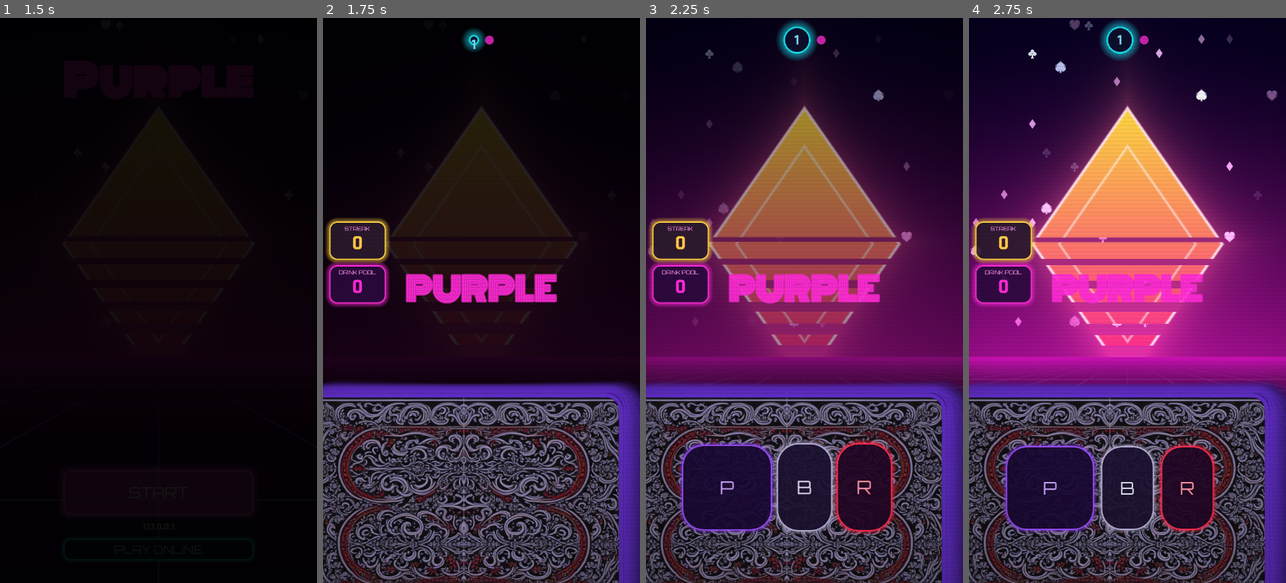
Above: before the commit, frames 1-4 (left to right).
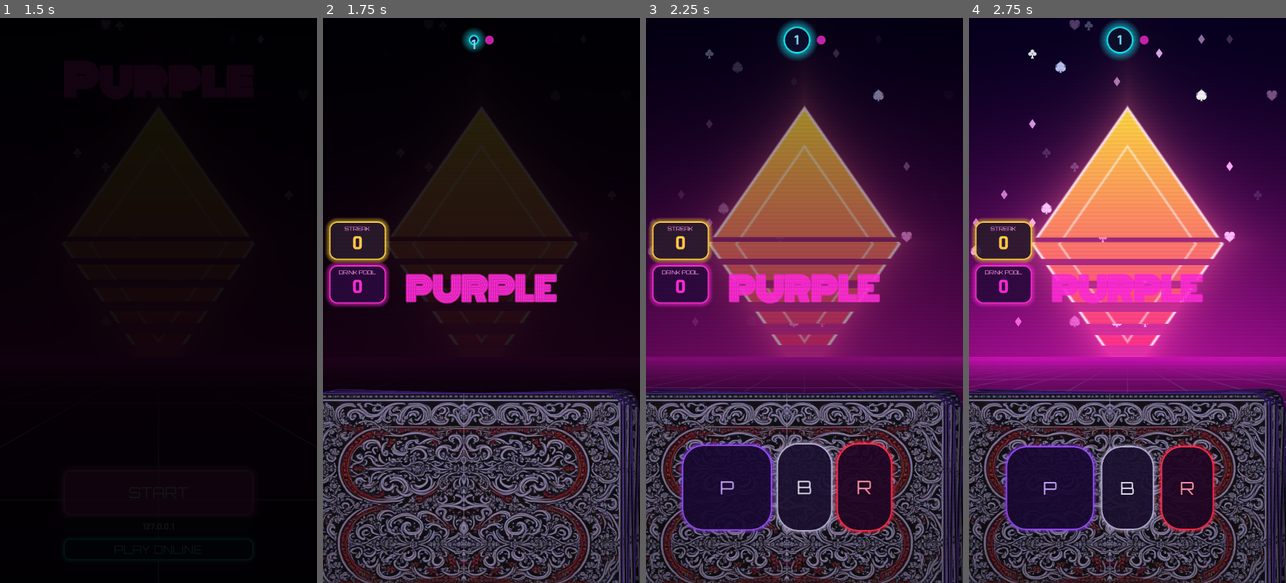
Above: after the commit, the same moments.

Repository: TheFait/purple
Game: Godot game, scene res://scenes/start_screen.tscn
The game is run twice, just before and just after one commit, with the same random seed, the same clock (stepped at 60 frames per second) and the same inputs.
Inputs:
- Up to frame 1 (1.5 s): click "START" at 0.5 s; click "START" at 1.25 s
- Up to frame 2 (1.75 s): no input
- Up to frame 3 (2.25 s): tap Enter at 2 s
- Up to frame 4 (2.75 s): no input

Frame 1 is identical in both runs. In frame 2, 4.9% of the frame differs, in the area x 0-100%, y 64-100%; in frame 3, 4.7%; in frame 4, 4.7%.

Commit message:
feat(ui): online presenter, POSTED burst, name messages, slim deck outline
The UI uses the parent as presenter offline and Net online, restores a snapshot without animation, shows Posted with ghost cards bursting out, says who passed or disconnected and who is up, uses names in the penalty slam, shrinks the players row when someone leaves, and draws the deck pile with a thin outline.

Co-Authored-By: Claude Sonnet 5.5 <noreply@anthropic.com>

Diff:
--- a/scenes/card.gd
+++ b/scenes/card.gd
@@ -107,6 +107,13 @@
 	tw.tween_property(self, "scale", Vector2(rest_scale, rest_scale), half).set_trans(Tween.TRANS_BACK).set_ease(Tween.EASE_OUT)
 	await tw.finished
 
+## A thin outline with no halo, for cards in a heap (the deck), so each card's edge shows.
+func set_outline(border_width: int, halo: int) -> void:
+	if _frame_style == null:
+		return
+	_frame_style.set_border_width_all(border_width)
+	_glow_style.shadow_size = halo
+
 ## Light the neon frame. Pass alpha 0 to turn it off.
 func glow(color: Color, duration: float = 0.2) -> void:
 	if _frame_style == null:
--- a/scenes/table.gd
+++ b/scenes/table.gd
@@ -62,11 +62,13 @@
 		var under := _back_card(DECK_TINT * (1.0 - 0.09 * k))
 		under.rotation += (0.012 if k % 2 == 0 else -0.01) * k * 0.6
 		add_child(under)
-		under.glow(NeonTheme.PURPLE, 0.0)
+		under.set_outline(1, 0)
+		under.glow(NeonTheme.PURPLE.darkened(0.25), 0.0)
 		_under[k - 1] = under
 	_pile = _back_card(DECK_TINT)
 	add_child(_pile)
-	_pile.glow(NeonTheme.PURPLE, 0.0)
+	_pile.set_outline(1, 0)
+	_pile.glow(NeonTheme.PURPLE.darkened(0.25), 0.0)
 
 ## A card back lying landscape (turned a quarter turn about its centre), at the stack's size.
 func _back_card(tint: Color) -> Card:
@@ -240,30 +242,56 @@
 	card.rotation = sin(t * 60.0) * 0.012 * (1.0 + t * 3.0)
 	card.position = _reveal_pos() - Card.CARD_SIZE * 0.5 + Vector2(randf_range(-amp, amp), randf_range(-amp, amp))
 
-## Post doubling: ghostly copies of the stack fan out in the middle of the screen.
-## They count toward the pool but are not real cards, so they are tinted differently.
+## Post doubling: ghostly copies of the stack burst out of the middle of the screen at
+## every angle, spinning, then fade away. They only count toward the pool; they are not
+## real cards, so they leave no trace on the table. Awaitable.
 func add_phantoms(datas: Array) -> void:
+	var origin := _reveal_pos()
+	var ghosts: Array[Card] = []
 	var tw := create_tween().set_parallel(true)
-	for data: CardData in datas:
-		var ghost := make_card(data)
+	var count := datas.size()
+	var spin_offset := randf() * TAU
+	for i in count:
+		var ghost := make_card(datas[i] as CardData)
 		ghost.is_facedown = false
 		add_child(ghost)
-		move_child(ghost, 0)
-		ghost.set_meta("phantom", true)
-		_pool.insert(0, ghost)
-		_set_center(ghost, _reveal_pos())
-		ghost.scale = Vector2.ONE * REVEAL_ZOOM * 0.6
+		ghosts.append(ghost)
+		_set_center(ghost, origin)
+		ghost.scale = Vector2.ONE * REVEAL_ZOOM * 0.45
 		ghost.modulate = Color(0.55, 0.95, 1.0, 0.0)
-		ghost.glow(NeonTheme.CYAN, 0.2)
-		var jitter := Vector2(randf_range(-140, 140), randf_range(-90, 90))
-		tw.tween_property(ghost, "position", _reveal_pos() - Card.CARD_SIZE * 0.5 + jitter, 0.45).set_trans(Tween.TRANS_CUBIC).set_ease(Tween.EASE_OUT)
-		tw.tween_property(ghost, "rotation", randf_range(-0.5, 0.5), 0.45)
-		tw.tween_property(ghost, "modulate:a", 0.65, 0.45)
+		ghost.glow(NeonTheme.CYAN, 0.1)
+		# Evenly spread directions with a little jitter, so they fan out in every direction.
+		var angle := spin_offset + TAU * i / maxi(count, 1) + randf_range(-0.25, 0.25)
+		var target := origin + Vector2.from_angle(angle) * randf_range(260.0, 620.0)
+		tw.tween_property(ghost, "position", target - Card.CARD_SIZE * 0.5, 0.55).set_trans(Tween.TRANS_EXPO).set_ease(Tween.EASE_OUT)
+		tw.tween_property(ghost, "rotation", randf_range(-3.5, 3.5), 0.9).set_trans(Tween.TRANS_CUBIC).set_ease(Tween.EASE_OUT)
+		tw.tween_property(ghost, "scale", Vector2.ONE * REVEAL_ZOOM * 0.8, 0.55).set_trans(Tween.TRANS_BACK).set_ease(Tween.EASE_OUT)
+		tw.tween_property(ghost, "modulate:a", 0.9, 0.12)
+		tw.tween_property(ghost, "modulate:a", 0.0, 0.45).set_delay(0.5)
 	Sfx.play("shuffle", 1.3)
-	while _pool.size() > MAX_POOL_VISIBLE:
-		var gone: Card = _pool.pop_front()
-		gone.queue_free()
 	await tw.finished
+	for ghost in ghosts:
+		ghost.queue_free()
+
+# --- restoring a snapshot ---------------------------------------------------
+
+## Put `datas` (oldest first, phantoms included) on the table instantly, as it would look
+## at rest. Used when a client joins a table that is already in play.
+func restore(datas: Array) -> void:
+	clear_now()
+	var real: Array[CardData] = []
+	for data: CardData in datas:
+		if not data.phantom:   # phantoms are a passing effect, not something that rests on the table
+			real.append(data)
+	for i in real.size():
+		var card := make_card(real[i])
+		card.is_facedown = false
+		add_child(card)
+		if i == real.size() - 1:
+			_active = card
+		else:
+			_pool.append(card)
+	_layout_rest(0.0)
 
 # --- the stack at rest -------------------------------------------------------
 
--- a/scenes/ui.gd
+++ b/scenes/ui.gd
@@ -52,7 +52,8 @@
 const LONG_PRESS := 0.45      # seconds to hold a button before its tooltip appears (touch)
 const FAST_FORWARD_CARDS := 3   # when more card reveals than this are waiting, skip the drama
 
-@onready var presenter: Node = get_parent()
+## The offline GameManager when this UI sits under one; otherwise the online client (Net).
+@onready var presenter: Node = _pick_presenter()
 
 @onready var root: Control = $Root
 @onready var table: Table = $Root/Table
@@ -69,6 +70,7 @@
 var _queue: Array[Dictionary] = []
 var _running: bool = false
 var _start_pending: bool = false
+var _active_seat: int = 0
 var _turn_announced: bool = false  # false until the opening turn has played
 var _lost_round: bool = false    # the table clear that follows a penalty is the chaotic one
 var _streak_shown: int = 0
@@ -86,6 +88,10 @@
 var _hold_id: int = 0                # bumped on every press / release so stale hold timers are ignored
 var _long_pressed: bool = false      # the press that just ended showed a tooltip, so it is not a guess
 
+func _pick_presenter() -> Node:
+	var parent := get_parent()
+	return parent if parent.has_method("act_move") else Net
+
 func _ready() -> void:
 	root.theme = NeonTheme.build()
 	_style_labels()
@@ -96,7 +102,7 @@
 	fx = ScreenFx.new()
 	add_child(fx)
 	var shake_layers: Array[CanvasLayer] = [self]
-	var bg := presenter.get_node_or_null("Background") as CanvasLayer
+	var bg := get_parent().get_node_or_null("Background") as CanvasLayer
 	if bg:
 		shake_layers.append(bg)
 		var backdrop := bg.get_node_or_null("Backdrop") as ColorRect
@@ -112,6 +118,10 @@
 	presenter.penalty_triggered.connect(func(seat: int, amt: int): _enqueue("penalty", [seat, amt]))
 	presenter.pass_available.connect(func(on: bool): _enqueue("pass", [on]))
 	presenter.turn_changed.connect(func(seat: int): _enqueue("turn", [seat]))
+	presenter.table_restored.connect(func(cs: Array): _enqueue("restore", [cs]))
+	presenter.seats_changed.connect(func(count: int, current: int): _enqueue("seats", [count, current]))
+	presenter.player_left.connect(func(who: String): _enqueue("left", [who]))
+	presenter.stack_passed.connect(func(from: int, to: int, n: int): _enqueue("passed", [from, to, n]))
 	presenter.phantoms_added.connect(func(cs: Array): _enqueue("phantoms", [cs]))
 	presenter.diamonds_forever.connect(func(): _enqueue("diamonds"))
 	presenter.round_log.connect(func(t: String): _enqueue("log", [t]))
@@ -120,6 +130,9 @@
 		var b: Button = _move_buttons[button_name]
 		b.pressed.connect(_select.bind(MOVE_BUTTONS[button_name]))
 	$Root/PassPanel/VBox/PassButtons/PassButton.pressed.connect(_on_pass_pressed)
+	# An online table already exists by the time this UI appears: ask the server for it.
+	if presenter.has_method("request_sync"):
+		presenter.request_sync()
 
 # --- styling ---------------------------------------------------------------
 
@@ -451,6 +464,10 @@
 		"streak": await _on_streak(args[0])
 		"penalty": await _on_penalty(args[0], args[1])
 		"clear": await _on_clear()
+		"restore": _on_restore(args[0])
+		"seats": _on_seats(args[1])
+		"left": await _on_left(args[0])
+		"passed": await _on_passed(args[0], args[1], args[2])
 		"phantoms": await _on_phantoms(args[0])
 		"diamonds": await _on_diamonds()
 		"pass": _on_pass_available(args[0])
@@ -587,7 +604,11 @@
 	_pulse_backdrop(1.0)
 	pool_label.modulate = Color(1, 0.3, 0.3)
 	fx.confetti(table.global_center(), 60 + 8 * mini(amount, 10), CONFETTI_LOSE, 1.5)
-	await fx.slam_text("SEAT %d\nDRINK %d!" % [seat + 1, amount], NeonTheme.RED, 92, 0.8, NeonTheme.FONT_HEAD)
+	var who: String = presenter.player_name(seat)
+	# A long name gets a smaller slam so it still fits on one line.
+	var size := 92 if who.length() <= 8 else (72 if who.length() <= 12 else 56)
+	await fx.slam_text("%s,
+DRINK %d!" % [who, amount], NeonTheme.RED, size, 0.8, NeonTheme.FONT_HEAD)
 	pool_label.modulate = Color.WHITE
 	fx.set_vignette(0.25, 0.4)
 
@@ -597,8 +618,24 @@
 	await table.sweep(chaotic)
 	await _wait(0.15)
 
+## Someone joined or left, so the turn order may have shifted: redraw the players row.
+func _on_seats(current: int) -> void:
+	_active_seat = current
+	_show_players(current)
+
+func _on_left(who: String) -> void:
+	Sfx.play("lose", 0.8)
+	await fx.slam_text("%s has disconnected" % who, NeonTheme.GOLD, 64, 1.1, NeonTheme.FONT_HEAD)
+
+## A snapshot of the table (joined late or reloaded): put the stack down without any show.
+func _on_restore(cards: Array) -> void:
+	table.restore(cards)
+
 func _on_phantoms(cards: Array) -> void:
-	fx.slam_text("PHANTOM STACK!", NeonTheme.CYAN, 72, 0.5, NeonTheme.FONT_HEAD)
+	Sfx.play("streak")
+	Sfx.vibrate(120)
+	fx.flash(NeonTheme.CYAN, 0.35, 0.3)
+	await fx.slam_text("POSTED.", NeonTheme.CYAN, 128, 0.7, NeonTheme.FONT_HEAD)
 	await table.add_phantoms(cards)
 	await _wait(0.2)
 
@@ -623,18 +660,34 @@
 	_refresh_buttons()
 
 func _on_turn(seat: int) -> void:
+	_active_seat = seat
 	_show_players(seat)
 	_punch(_player_dots[seat], 1.3)
 	Sfx.play("turn")
-	# A loss keeps the same seat, so after the opening turn every turn change is the stack
-	# being passed on (or a player leaving): announce who is up.
-	if _turn_announced:
+	# A loss keeps the same seat, so after the opening turn a turn change is the stack being
+	# passed on (announced by its own "passed" event) or a player leaving: announce who is up.
+	if _turn_announced and not _pass_queued():
 		var color: Color = SEAT_COLORS[seat % SEAT_COLORS.size()]
-		await fx.slam_text("PLAYER %d,
-YOU'RE UP!" % (seat + 1), color, 80, 0.7, NeonTheme.FONT_HEAD)
+		await fx.slam_text("%s,\nyou're up!" % presenter.player_name(seat), color, 80, 0.7, NeonTheme.FONT_HEAD)
 	else:
 		await _wait(0.25)
 	_turn_announced = true
+
+func _pass_queued() -> bool:
+	for ev in _queue:
+		if ev.kind == "passed":
+			return true
+	return false
+
+## The stack changed hands. The player who passed sees where it went; everyone else is told
+## who is up (on a shared hotseat screen the device holder is the one who passed).
+func _on_passed(from_seat: int, to_seat: int, count: int) -> void:
+	var color: Color = SEAT_COLORS[to_seat % SEAT_COLORS.size()]
+	var who: String = presenter.player_name(to_seat)
+	if presenter.is_hotseat() or from_seat == presenter.local_seat():
+		await fx.slam_text("Passed stack of %d to %s" % [count, who], color, 56, 1.0, NeonTheme.FONT_HEAD)
+	else:
+		await fx.slam_text("%s,\nyou're up!" % who, color, 80, 0.8, NeonTheme.FONT_HEAD)
 
 ## One circle per player in seat colours; the player whose turn it is gets the big one.
 func _show_players(active: int) -> void:
@@ -655,6 +708,9 @@
 		players_row.add_child(dot)
 		_player_dots.append(dot)
 		dot.custom_minimum_size = Vector2(PLAYER_DOT, PLAYER_DOT)
+	# Someone left: drop the extra dots (the row must never show more players than there are).
+	while _player_dots.size() > count:
+		_player_dots.pop_back().queue_free()
 	for seat in _player_dots.size():
 		var dot := _player_dots[seat]
 		var color: Color = SEAT_COLORS[seat % SEAT_COLORS.size()]
--- /dev/null
+++ b/tests/test_players_row.gd
@@ -0,0 +1,35 @@
+extends SceneTree
+## The players row must show exactly one dot per player, growing and shrinking with the room.
+
+var _game: Node
+var _done := false
+
+func _initialize() -> void:
+	seed(7)
+	_game = load("res://scenes/game.tscn").instantiate()
+	get_root().add_child(_game)
+
+func _process(_d: float) -> bool:
+	if _done:
+		return true
+	if _game == null or not _game.is_node_ready():
+		return false
+	var t := TestHelper.new()
+	var ui = _game.get_node("UI")
+	var engine: GameEngine = _game._engine
+	ui._show_players(0)
+	t.eq(ui._player_dots.size(), 2, "hotseat starts with two players")
+
+	engine.seat_count = 3
+	ui._show_players(0)
+	t.eq(ui._player_dots.size(), 3, "the row grows when a player joins")
+
+	engine.seat_count = 1
+	ui._show_players(0)
+	t.eq(ui._player_dots.size(), 1, "the row shrinks when players leave: one player, one icon")
+
+	t.eq(_game.player_name(1), "Player 2", "hotseat players are named by seat")
+	t.check(_game.is_hotseat(), "offline play is hotseat")
+	t.finish()
+	_done = true
+	return false
